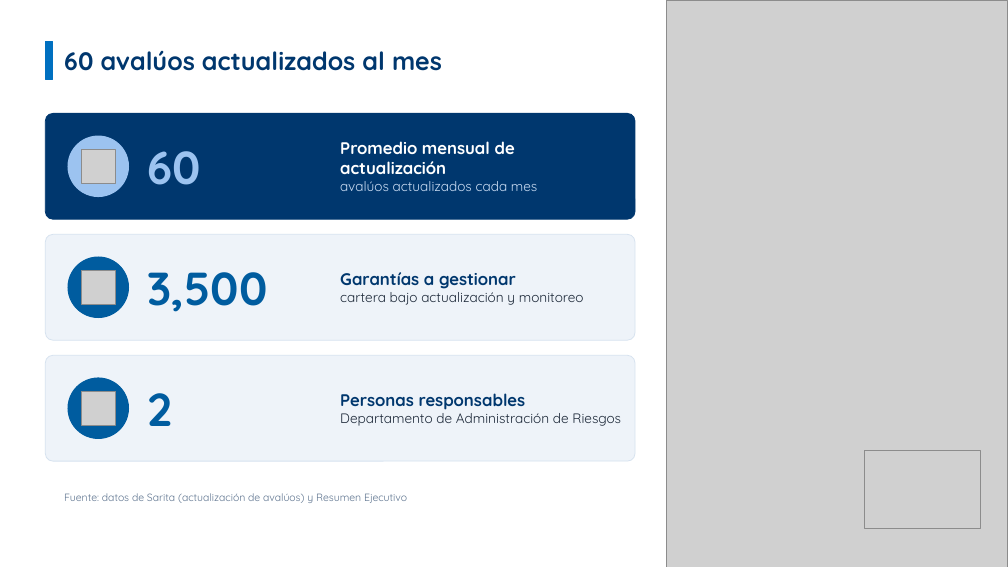
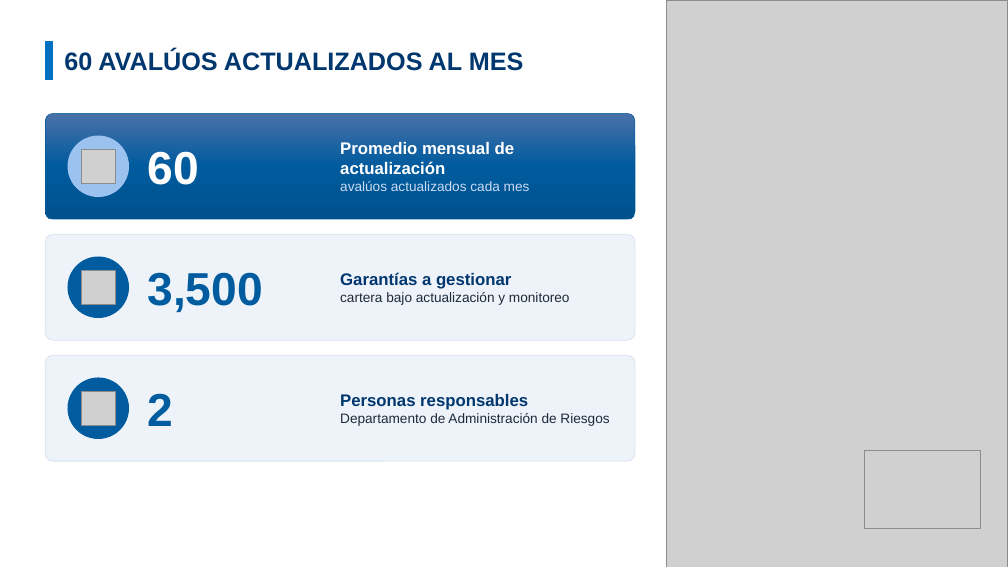
Before and after one commit to menjivar201280/riesgo, a slide deck: slide 7 of administracion-avaluos/Proyecto_Administracion_de_Avaluos.pptx (slide 10 before the commit). Drawn at 1008x567 pixels with LibreOffice and Linux fonts; fonts in the diff are those of the drawing; grey boxes stand for pictures. Boxes give left, top, right and bottom in pixels: in the first picture for what was removed or moved away, otherwise in the second. Text is boxed around its words. In the diff, an @@ line names an element or a change of style, - is before the commit and + after.

```diff
--- a/administracion-avaluos/Proyecto_Administracion_de_Avaluos.pptx
+++ b/administracion-avaluos/Proyecto_Administracion_de_Avaluos.pptx
@@ text at box(64, 50, 524, 71): text changed; font Quicksand to Arial @@
-60 avalúos actualizados al mes
+60 AVALÚOS ACTUALIZADOS AL MES
@@ rounded rectangle at box(45, 113, 635, 219): fill #00376E to gradient #4B71AA to #005C9F to #00528D; outline #00376E 0.75 pt to #005C9F 0.5 pt @@
@@ text "60" at box(147, 151, 198, 185): font Quicksand to Arial, text colour #9CC3F0 to #FFFFFF @@
@@ font Quicksand to Arial in 5 elements at box(340, 142, 530, 191), box(147, 272, 263, 312), box(340, 272, 570, 305), box(147, 393, 173, 426), box(340, 394, 609, 426) @@
@@ text removed at box(64, 493, 407, 503) @@
-Fuente: datos de Sarita (actualización de avalúos) y Resumen Ejecutivo
```
Also in this commit, not shown: 15 other slides changed, 2 slides removed.
